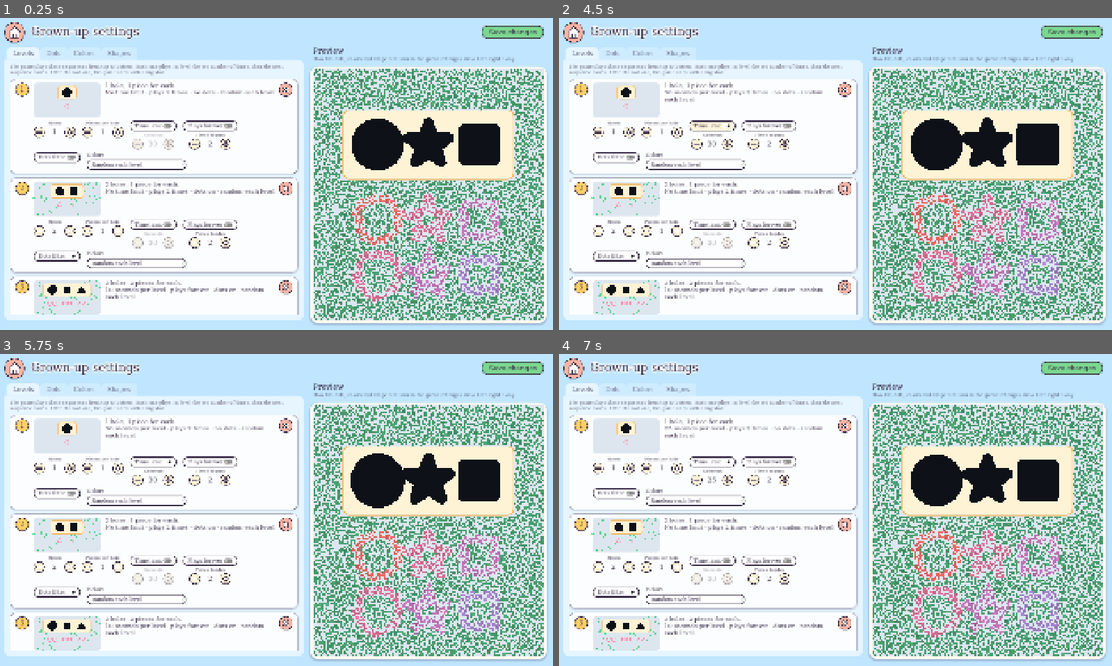
Above: before the commit, frames 1-4 (two rows, left to right).
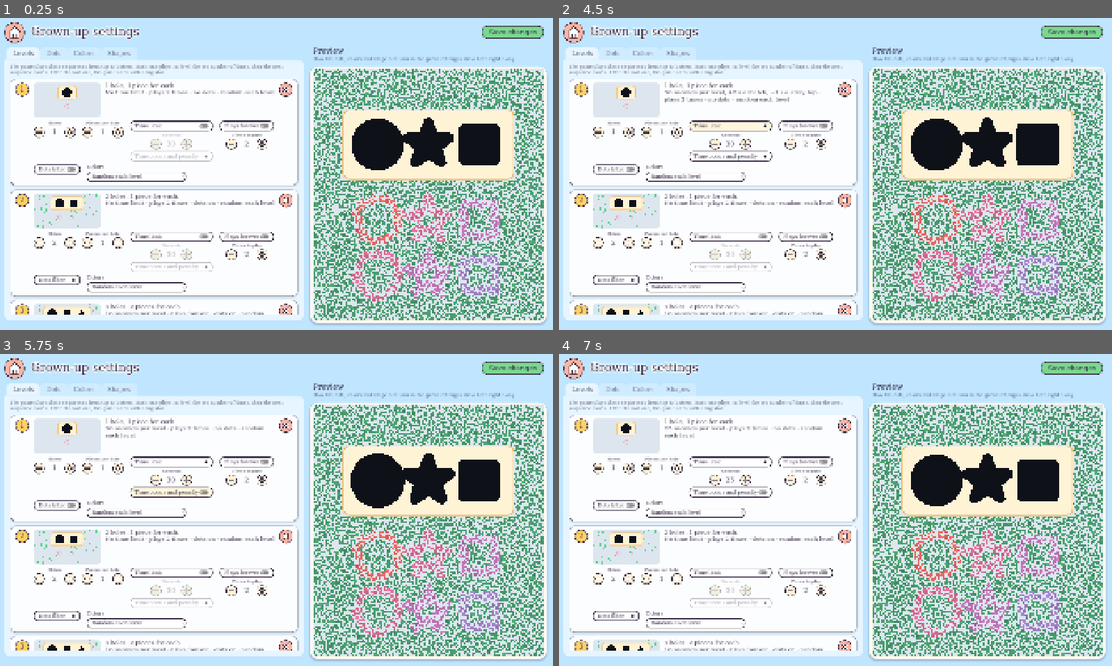
Above: after the commit, the same moments.

Repository: ooooonnnnn/Colorblind-Shape-Match
Game: Godot game, scene res://config.tscn
The game is run twice, just before and just after one commit, with the same random seed, the same clock (stepped at 60 frames per second) and the same inputs. This scene is started directly instead of the project's main scene.
Inputs (mouse positions are in pixels of both pictures, inside the frame that each line leads up to):
- Up to frame 1 (0.25 s): no input
- Up to frame 2 (4.5 s): click "Save changes" at 0.5 s; click (630, 133) at 1.27 s; click (597, 133) at 2.02 s; click (675, 133) at 2.77 s; click (647, 133) at 3.52 s; click "Time limit" at 4.25 s
- Up to frame 3 (5.75 s): click (171, 491) at 5 s, where only the run after the commit has a clickable "Time bonus and penalty"
- Up to frame 4 (7 s): click (697, 478) at 5.77 s; click (713, 478) at 6.52 s

The runs differ from the first frame. In frame 1, 10% of the frame differs, in the area x 1-55%, y 32-96%; in frame 2, 11%, in the area x 1-55%, y 23-96%; in frame 3, 11%; in frame 4, 11%.

Commit message:
Time bonus for matches, time penalty for stray taps, and in-sync dots
- In timed levels a right match adds 2 s (up to the level's full time) and a
  tap on neither a piece, a hole nor Home takes 1 s off, against spamming.
- Each level sequence has a "Time bonus and penalty" switch on the config
  page, saved as time_bonus in config.json (on when missing).
- new_level refreshes the dot filter in the same frame, so the previous
  level's circles and tray opening never leave new pieces uncovered.

Co-Authored-By: Claude Opus 5.5 <noreply@anthropic.com>

Diff:
--- a/config.json
+++ b/config.json
@@ -1,7 +1,7 @@
 {
 	"levels": [
-		{ "duration": 0, "holes": 1, "shapes": 1, "repetitions": 2, "filter": false, "colors": "random" },
-		{ "duration": 0, "holes": 2, "shapes": 1, "repetitions": 2, "filter": true, "colors": "random" },
-		{ "duration": 10, "holes": 3, "shapes": 2, "repetitions": 0, "filter": true, "colors": "random" }
+		{ "duration": 0, "holes": 1, "shapes": 1, "repetitions": 2, "filter": false, "colors": "random", "time_bonus": true },
+		{ "duration": 0, "holes": 2, "shapes": 1, "repetitions": 2, "filter": true, "colors": "random", "time_bonus": true },
+		{ "duration": 10, "holes": 3, "shapes": 2, "repetitions": 0, "filter": true, "colors": "random", "time_bonus": false }
 	]
 }
--- a/scripts/config.gd
+++ b/scripts/config.gd
@@ -13,7 +13,7 @@
 const LIGHTNESS_OFF := Color("e8a33d")
 const PREVIEW_SPACING := 16.0  # px between neighbouring preview shapes
 const TRAY_PADDING := 24.0     # px between the holes and the tray edge, as in the game
-const NEW_LEVEL := {"duration": 30.0, "holes": 3, "shapes": 3, "repetitions": 1, "filter": true, "colors": "random"}
+const NEW_LEVEL := {"duration": 30.0, "holes": 3, "shapes": 3, "repetitions": 1, "filter": true, "colors": "random", "time_bonus": true}
 const BADGE := Color("ffd166")
 const REMOVE := Color("ffb4a2")
 const MUTED := Color(0.231373, 0.184314, 0.290196, 0.7)  # Icons.INK, for explanations
@@ -197,6 +197,7 @@
 		"shapes": Stepper.new("Pieces per hole", 1, 20, entry.shapes),
 		"time_on": _switch("Time limit", entry.duration > 0),
 		"duration": Stepper.new("Seconds", 5, 600, entry.duration if entry.duration > 0 else 30.0, 5),
+		"time_bonus": _switch("Time bonus and penalty", entry.time_bonus),
 		"forever": _switch("Plays forever", entry.repetitions <= 0),
 		"repetitions": Stepper.new("Times to play", 1, 99, entry.repetitions if entry.repetitions > 0 else 1),
 		"filter": _switch("Dots filter", entry.filter),
@@ -214,13 +215,15 @@
 	colors_label.text = "Colors"
 	controls.add_child(row.holes)
 	controls.add_child(row.shapes)
-	controls.add_child(_stack([row.time_on, row.duration]))
+	row.time_bonus.tooltip_text = "+%d s for each match, −%d s for each tap that misses every piece and hole" % [
+			LevelConfig.TIME_BONUS, LevelConfig.TIME_PENALTY]
+	controls.add_child(_stack([row.time_on, row.duration, row.time_bonus]))
 	controls.add_child(_stack([row.forever, row.repetitions]))
 	controls.add_child(_stack([row.filter]))
 	controls.add_child(_stack([colors_label, row.colors]))
 	for stepper in [row.holes, row.shapes, row.duration, row.repetitions]:
 		stepper.changed.connect(func(_v): _refresh_rows())
-	for switch in [row.time_on, row.forever, row.filter]:
+	for switch in [row.time_on, row.time_bonus, row.forever, row.filter]:
 		switch.toggled.connect(func(_on): _refresh_rows())
 
 	var remove := ToyButton.new()
@@ -292,11 +295,13 @@
 		row.picture.pieces = pieces
 		row.picture.filter = row.filter.button_pressed
 		row.duration.editable = row.time_on.button_pressed
+		row.time_bonus.disabled = not row.time_on.button_pressed
 		row.repetitions.editable = not row.forever.button_pressed
 		row.remove.disabled = _rows.size() == 1
 		row.summary.text = "%d %s, %d %s for each.\n%s · %s · %s · %s" % [
 				holes, "hole" if holes == 1 else "holes", pieces, "piece" if pieces == 1 else "pieces",
-				"%d seconds per level" % row.duration.value if row.time_on.button_pressed else "No time limit",
+				("%d seconds per level" % row.duration.value + (", +%d s a match, −%d s a stray tap" % [LevelConfig.TIME_BONUS, LevelConfig.TIME_PENALTY]
+						if row.time_bonus.button_pressed else "")) if row.time_on.button_pressed else "No time limit",
 				"plays forever" if row.forever.button_pressed else ("plays once" if row.repetitions.value == 1 else "plays %d times" % row.repetitions.value),
 				"dots on" if row.filter.button_pressed else "no dots",
 				row.colors.get_item_text(row.colors.selected).to_lower() if row.colors.get_meta("choice") == ColorGroups.RANDOM
@@ -319,6 +324,7 @@
 			"repetitions": 0 if row.forever.button_pressed else int(row.repetitions.value),
 			"filter": row.filter.button_pressed,
 			"colors": row.colors.get_meta("choice"),
+			"time_bonus": row.time_bonus.button_pressed,
 		})
 	return levels
 
--- a/scripts/dots.gd
+++ b/scripts/dots.gd
@@ -201,6 +201,13 @@
 
 
 func _process(_delta: float) -> void:
+	refresh()
+
+
+## Brings the circles up to date with the colors and the area and mask rects
+## right away. Call it after changing those, so the frame that shows the
+## change never shows the old circles, which could leave a piece uncovered.
+func refresh() -> void:
 	if _base_colors() != _shown_colors:
 		_shown_colors = _base_colors()
 		_circles.material.set_shader_parameter("bases", _shown_colors)
--- a/scripts/level_config.gd
+++ b/scripts/level_config.gd
@@ -1,11 +1,15 @@
 class_name LevelConfig
 ## The level sequences in config.json. Each entry is {duration, holes, shapes,
-## repetitions, filter, colors}: duration <= 0 means no time limit, shapes is
-## pieces per hole, repetitions <= 0 repeats the entry forever, filter turns the
-## Ishihara dots on, and colors is the color group its levels use (an id from
-## ColorGroups) or "random" for a random one each level.
+## repetitions, filter, colors, time_bonus}: duration <= 0 means no time limit,
+## shapes is pieces per hole, repetitions <= 0 repeats the entry forever, filter
+## turns the Ishihara dots on, colors is the color group its levels use (an id
+## from ColorGroups) or "random" for a random one each level, and time_bonus
+## makes a timed level give TIME_BONUS for each match and take TIME_PENALTY for
+## each tap on neither a piece nor a hole, against spamming.
 
 const PATH := "res://config.json"
+const TIME_BONUS := 2.0    # seconds a right match adds, up to the level's full time
+const TIME_PENALTY := 1.0  # seconds a stray tap takes off
 
 
 static func load_levels() -> Array[Dictionary]:
@@ -22,6 +26,7 @@
 			"repetitions": int(entry.get("repetitions", 0)),
 			"filter": bool(entry.get("filter", true)),
 			"colors": str(entry.get("colors", "random")),
+			"time_bonus": bool(entry.get("time_bonus", true)),
 		})
 	return levels
 
@@ -31,9 +36,10 @@
 	var lines := PackedStringArray()
 	for e in levels:
 		var duration: float = e.duration
-		lines.append('\t\t{ "duration": %s, "holes": %d, "shapes": %d, "repetitions": %d, "filter": %s, "colors": %s }' % [
+		lines.append('\t\t{ "duration": %s, "holes": %d, "shapes": %d, "repetitions": %d, "filter": %s, "colors": %s, "time_bonus": %s }' % [
 				str(int(duration)) if duration == int(duration) else str(duration),
-				e.holes, e.shapes, e.repetitions, JSON.stringify(e.filter), JSON.stringify(e.colors)])
+				e.holes, e.shapes, e.repetitions, JSON.stringify(e.filter), JSON.stringify(e.colors),
+				JSON.stringify(e.time_bonus)])
 	var file := FileAccess.open(SettingsFile.write_path(PATH), FileAccess.WRITE)
 	if file == null:
 		return FileAccess.get_open_error()
--- a/scripts/main.gd
+++ b/scripts/main.gd
@@ -38,6 +38,7 @@
 var hole_count := 0
 var pieces_per_shape := 0  # copies of each shape to sort into its hole
 var level_time := 0.0      # seconds; <= 0 means no time limit
+var time_bonus := false    # matches and stray taps move the deadline (see LevelConfig)
 var level_num := 0
 var score := 0
 var holes: Array[ShapeView] = []
@@ -49,6 +50,7 @@
 var board_size := Vector2.ZERO  # the board's laid-out size, known before containers sort
 var _level_id := 0  # lets a pending level change notice it was superseded
 var _chime_step := 0  # rises with each placement, resets each level
+var _stray_click := false  # a click no piece, hole or button has claimed yet (see _input)
 # Stats (see Stats): pieces finished this level, waiting to be saved, and the
 # moment the player was last free to look for a piece, so a piece's spot time
 # never includes time spent handling another one.
@@ -71,6 +73,7 @@
 		"size_percent": snappedf(ShapeView.side_fraction * 100, 0.01),
 	}
 	home.activated.connect(_go_home)
+	home.gui_input.connect(_claim_click)
 	resized.connect(_layout)
 	_layout()
 	new_level()
@@ -189,6 +192,7 @@
 	hole_count = config.holes
 	pieces_per_shape = config.shapes
 	level_time = config.duration
+	time_bonus = config.time_bonus
 	dots.visible = config.filter
 	dots.process_mode = Node.PROCESS_MODE_INHERIT if config.filter else Node.PROCESS_MODE_DISABLED
 	timer_bar.modulate.a = 1.0 if level_time > 0 else 0.0  # hidden, but keeps its place in the layout
@@ -235,6 +239,11 @@
 		p.gui_input.connect(_on_piece_input.bind(p))
 		pieces.append(p)
 
+	# new_level runs from a timer, after this frame's _process, so the filter
+	# would otherwise show the last level's circles for a frame, with the old
+	# tray's opening uncovering pieces.
+	if config.filter:
+		dots.refresh()
 	deadline_ms = Time.get_ticks_msec() + int(level_time * 1000)
 	transitioning = false
 	_level_started_ms = Time.get_ticks_msec()
@@ -345,6 +354,7 @@
 	)
 	_finished.append(_record(p, "found"))
 	_resume_search()
+	_add_time(LevelConfig.TIME_BONUS)
 	pieces.erase(p)
 	if pieces.is_empty():
 		score += 1
@@ -359,6 +369,34 @@
 	chime.pitch_scale = pow(2.0, semitones / 12.0)
 	chime.play()
 	_chime_step += 1
+
+
+## Moves a timed level's deadline by seconds if it has time_bonus, never past
+## its full time; running out this way ends the level in _process like any other.
+func _add_time(seconds: float) -> void:
+	if level_time <= 0 or not time_bonus or transitioning:
+		return
+	var now := Time.get_ticks_msec()
+	deadline_ms = mini(deadline_ms + int(seconds * 1000), now + int(level_time * 1000))
+
+
+## Every click starts out stray; the piece, hole or Home button it lands on
+## claims it in its own input handler, which runs before _penalize_stray.
+func _input(event: InputEvent) -> void:
+	if event is InputEventMouseButton and event.button_index == MOUSE_BUTTON_LEFT and event.pressed:
+		_stray_click = true
+		_penalize_stray.call_deferred()
+
+
+func _penalize_stray() -> void:
+	if _stray_click:
+		_stray_click = false
+		_add_time(-LevelConfig.TIME_PENALTY)
+
+
+func _claim_click(event: InputEvent) -> void:
+	if event is InputEventMouseButton:
+		_stray_click = false
 
 
 func reject(p: ShapeView, _hole: ShapeView) -> void:
@@ -457,6 +495,7 @@
 
 
 func _on_hole_input(event: InputEvent, hole: ShapeView) -> void:
+	_claim_click(event)
 	var clicked: bool = event is InputEventMouseButton and event.button_index == MOUSE_BUTTON_LEFT and event.pressed
 	if clicked or event.is_action_pressed("ui_accept"):
 		hole.accept_event()
@@ -476,6 +515,7 @@
 # ---------- Drag and drop ----------
 
 func _on_piece_input(event: InputEvent, p: ShapeView) -> void:
+	_claim_click(event)
 	if event.is_action_pressed("ui_accept"):
 		p.accept_event()
 		if not (p.placed or transitioning):
Not shown: 1 places in main.tscn that only renumber resources
